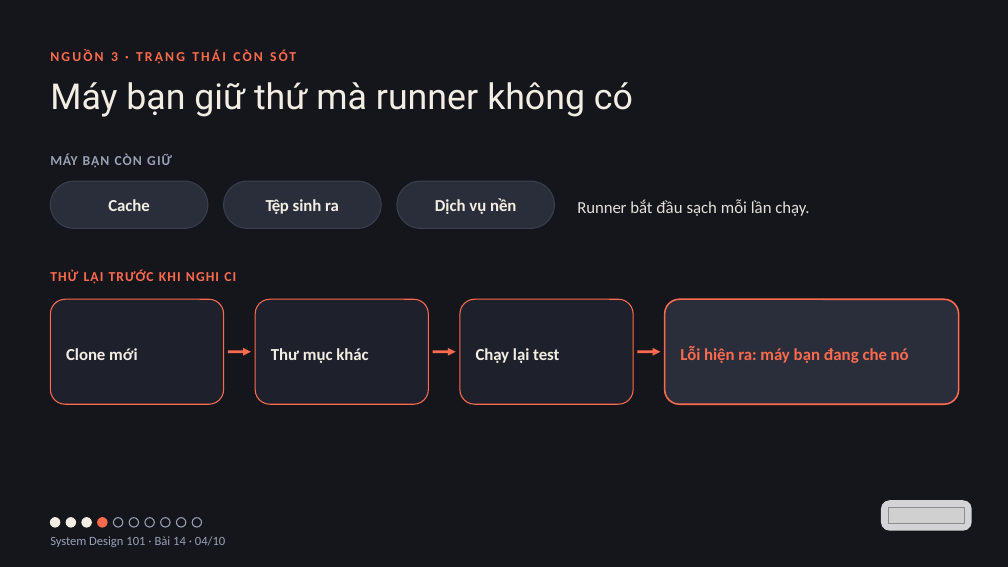
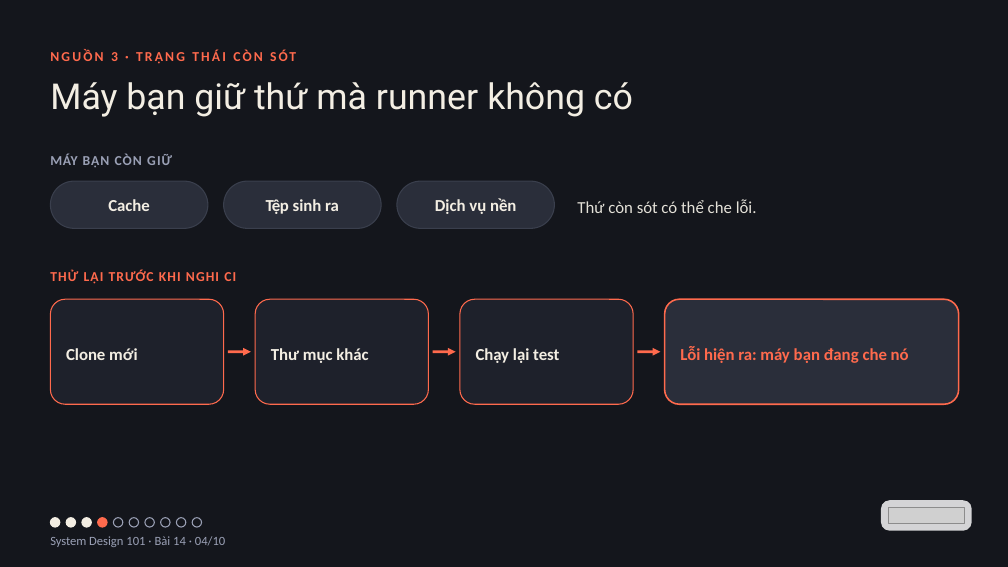
Before and after one commit to vohoailinh90/tool-marketing-studio, a slide deck: slide 4 of system-design-101/vi/lessons/sd-13-014/slides/sd-13-014.pptx. Drawn at 1008x567 pixels with LibreOffice and Linux fonts; fonts in the diff are those of the drawing; grey boxes stand for pictures. Boxes give left, top, right and bottom in pixels: in the first picture for what was removed or moved away, otherwise in the second. Text is boxed around its words. In the diff, an @@ line names an element or a change of style, - is before the commit and + after.

```diff
--- a/system-design-101/vi/lessons/sd-13-014/slides/sd-13-014.pptx
+++ b/system-design-101/vi/lessons/sd-13-014/slides/sd-13-014.pptx
@@ text at bbox=[577, 199, 757, 213]: text changed @@
-Runner bắt đầu sạch mỗi lần chạy.
+Thứ còn sót có thể che lỗi.
```
Also in this commit, not shown: 1 other file.
